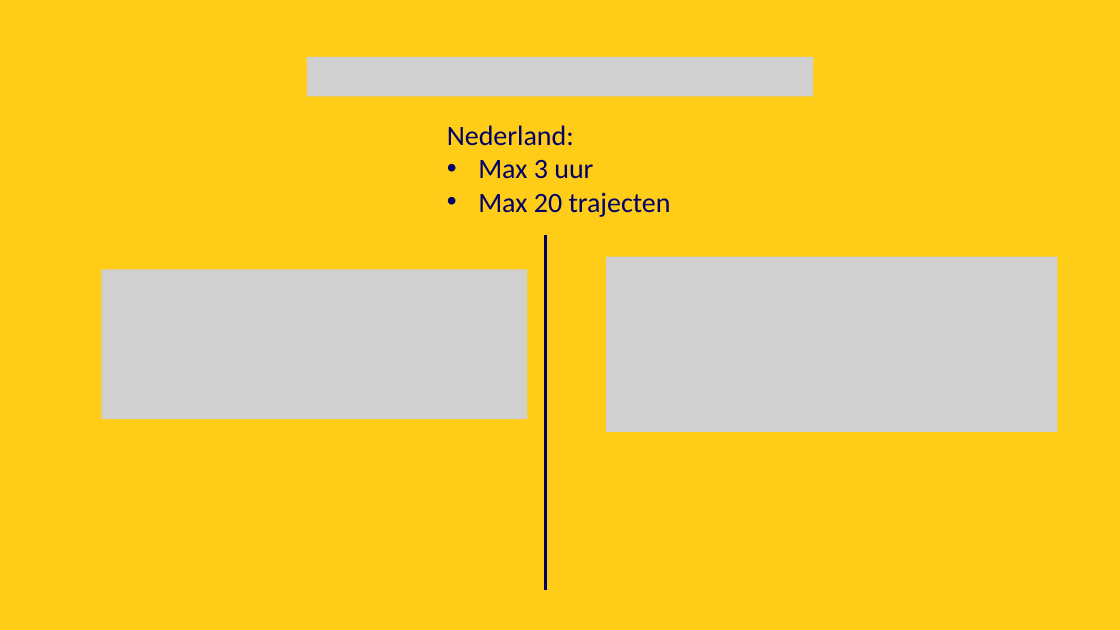
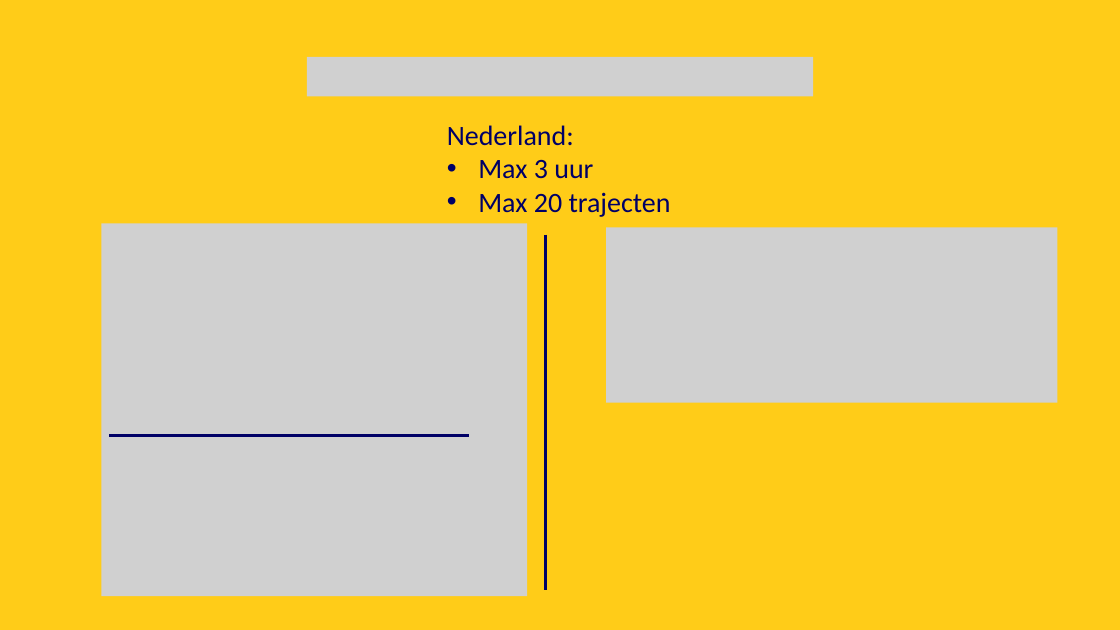
Before and after one commit to StefanvdBerg00/BetaRail, a slide deck: slide 3 of presentation/Presentatie.pptx. Drawn at 1120x630 pixels with LibreOffice and Linux fonts; fonts in the diff are those of the drawing; grey boxes stand for pictures. Boxes give left, top, right and bottom in pixels: in the first picture for what was removed or moved away, otherwise in the second. Text is boxed around its words. In the diff, an @@ line names an element or a change of style, - is before the commit and + after.

```diff
--- a/presentation/Presentatie.pptx
+++ b/presentation/Presentatie.pptx
@@ picture: place and size @@
-picture at box(102, 270, 528, 419)
+picture at box(102, 223, 528, 597)
@@ picture: place and size @@
-picture at box(607, 257, 1058, 433)
+picture at box(607, 228, 1058, 403)
@@ line added from (469, 436) to (108, 436), #000066 2.25 pt @@
```
Also in this commit, not shown: 1 other slide changed, 5 other files.
